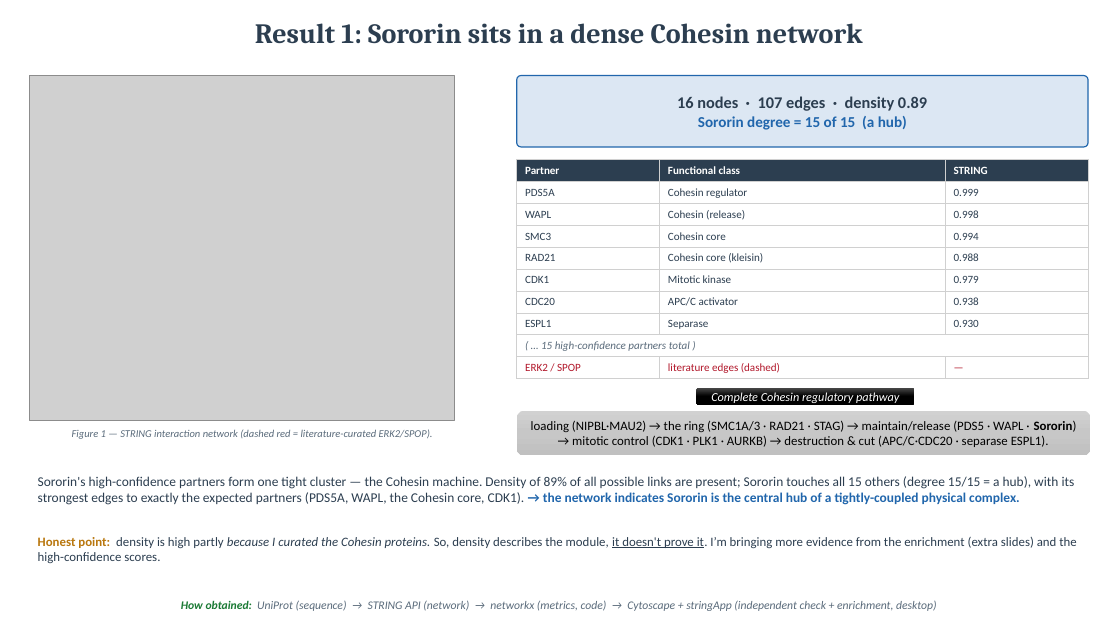
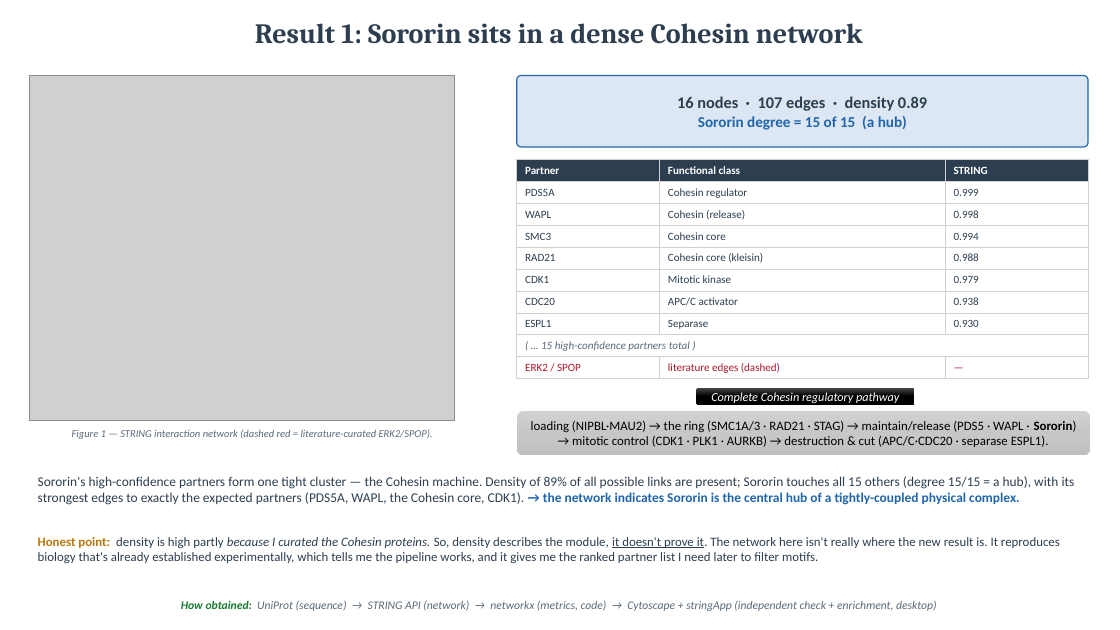
Before and after one commit to amirh0ss3in/Sororin_project, a slide deck: slide 5 of Sororin_mechanism_flowchart.pptx. Drawn at 1120x630 pixels with LibreOffice and Linux fonts; fonts in the diff are those of the drawing; grey boxes stand for pictures. Boxes give left, top, right and bottom in pixels: in the first picture for what was removed or moved away, otherwise in the second. Text is boxed around its words. In the diff, an @@ line names an element or a change of style, - is before the commit and + after.

```diff
--- a/Sororin_mechanism_flowchart.pptx
+++ b/Sororin_mechanism_flowchart.pptx
@@ text at (38,537,1060,563): text changed @@
-Honest point: density is high partly because I curated the Cohesin proteins. So, density describes the module, it doesn't prove it. I’m bringing more evidence from the enrichment (extra slides) and the high-confidence scores.
+Honest point: density is high partly because I curated the Cohesin proteins. So, density describes the module, it doesn't prove it. The network here isn't really where the new result is. It reproduces biology that's already established experimentally, which tells me the pipeline works, and it gives me the ranked partner list I need later to filter motifs.
```
Also in this commit, not shown: 6 other slides changed, 1 slide added, 1 slide removed, 1 other file.
